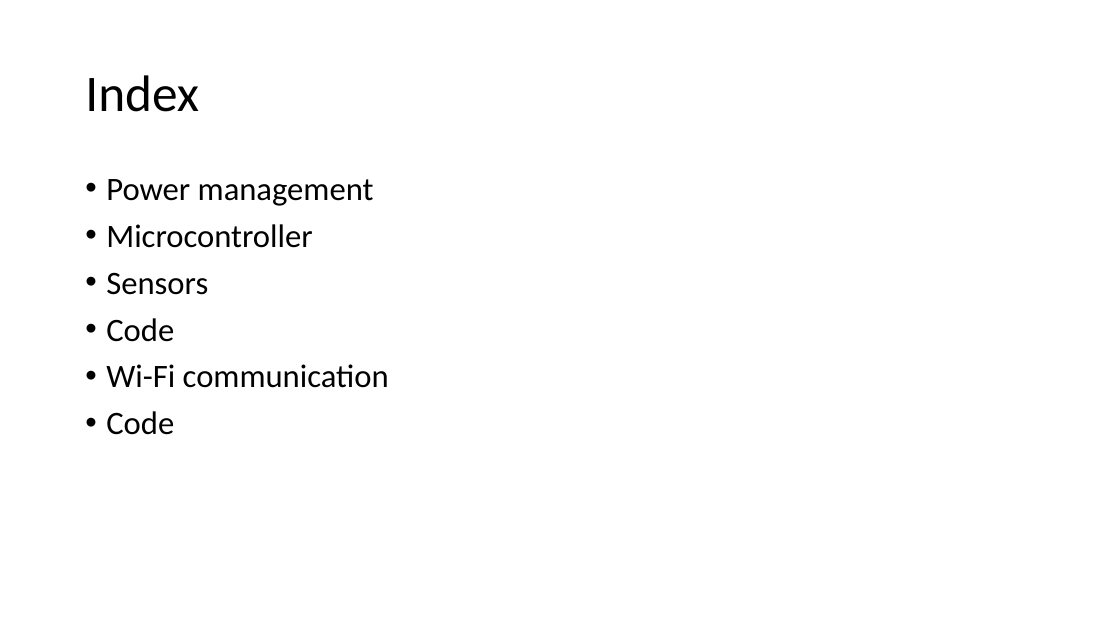
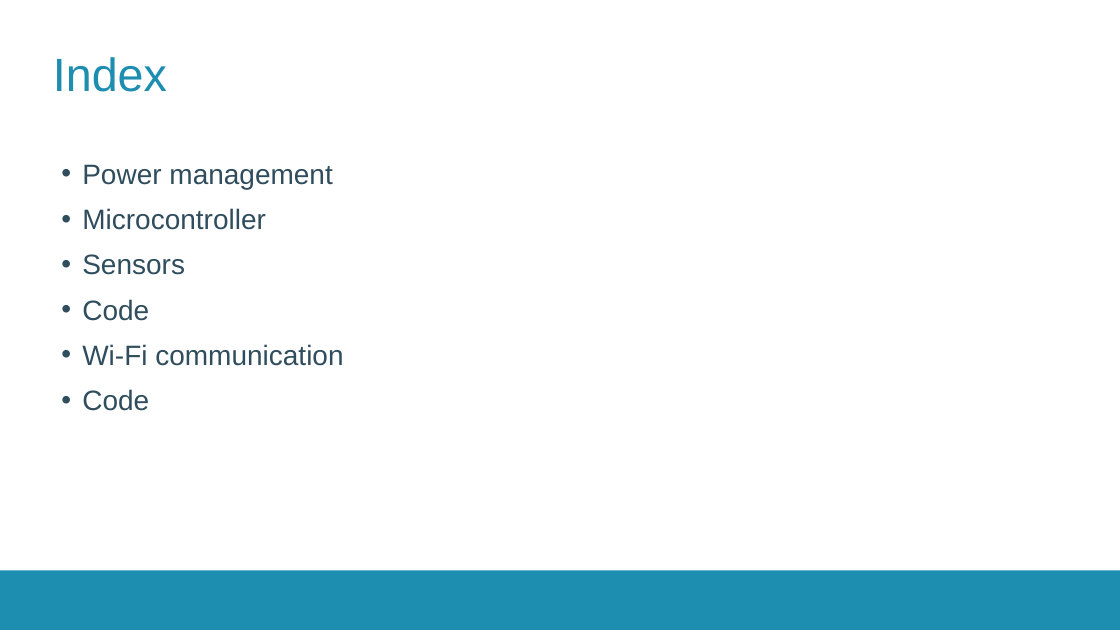
Before and after one commit to thomasf10/cosy_cafeteria, a slide deck: slide 2 of presentatie/tussentijdsepresentatie.pptx. Drawn at 1120x630 pixels with LibreOffice and Linux fonts; fonts in the diff are those of the drawing; background and template pictures are left out. Boxes give left, top, right and bottom in pixels: in the first picture for what was removed or moved away, otherwise in the second. Text is boxed around its words. In the diff, an @@ line names an element or a change of style, - is before the commit and + after.

```diff
--- a/presentatie/tussentijdsepresentatie.pptx
+++ b/presentatie/tussentijdsepresentatie.pptx
@@ title "Index": place and size @@
-title "Index" at [85,75,199,112]
+title "Index" at [53,57,167,92]
@@ title "Index" at [53,57,167,92]: size 44 to 40 pt, font Calibri to Arial, text colour #000000 to #1D8DB0; line spacing 0.9 to 1 @@
@@ text "Power management": place and size @@
-text "Power management" at [106,179,389,435]
+text "Power management" at [82,164,343,411]
@@ text "Power management" at [82,164,343,411]: size 28 to 24 pt, font Calibri to Arial, text colour #000000 to #2F4D5D; line spacing 0.9 to 1 @@
@@ rectangle added at [0,571,1120,630], fill #1D8DB0 @@
```
Also in this commit, not shown: 7 other slides changed, 6 other files.
